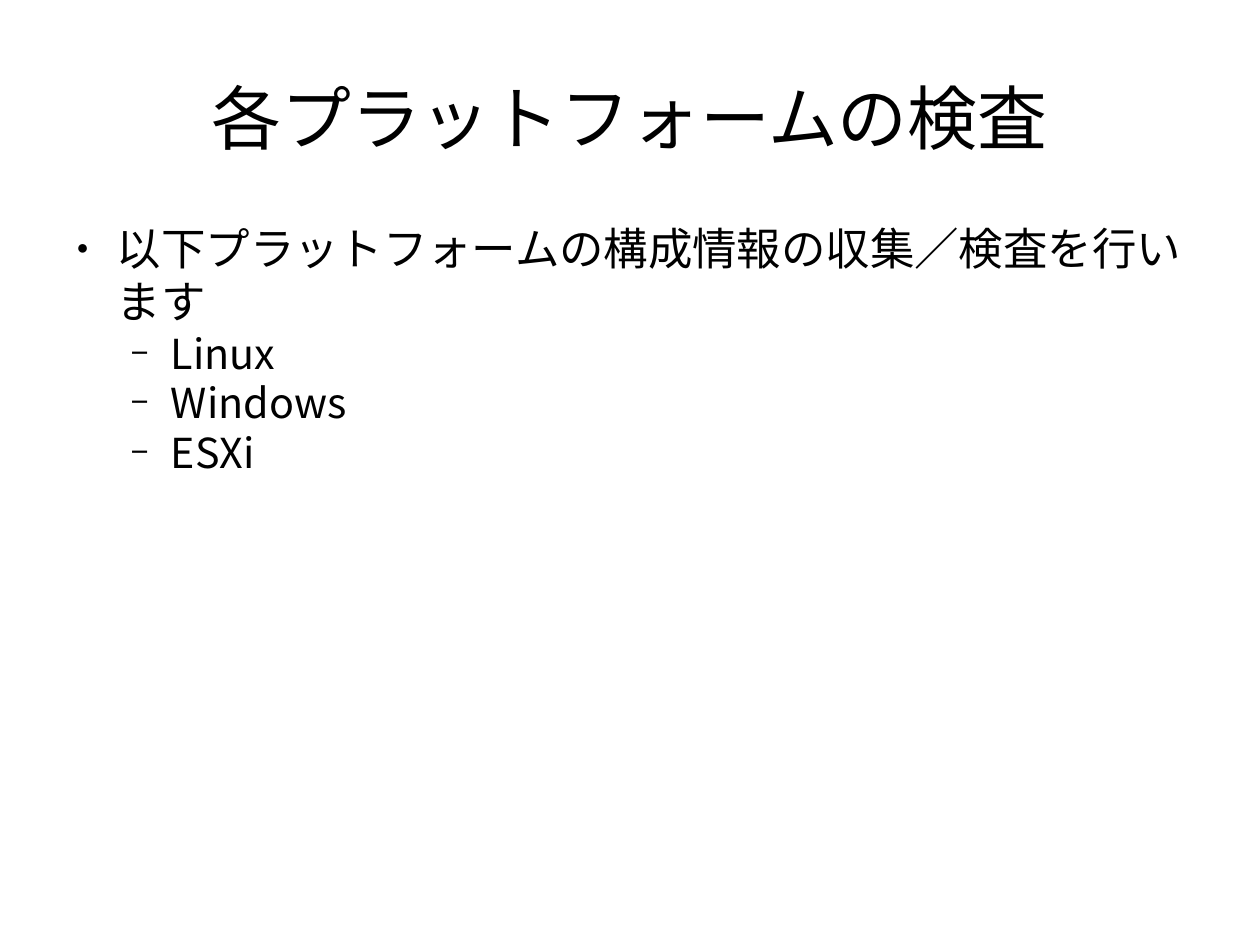
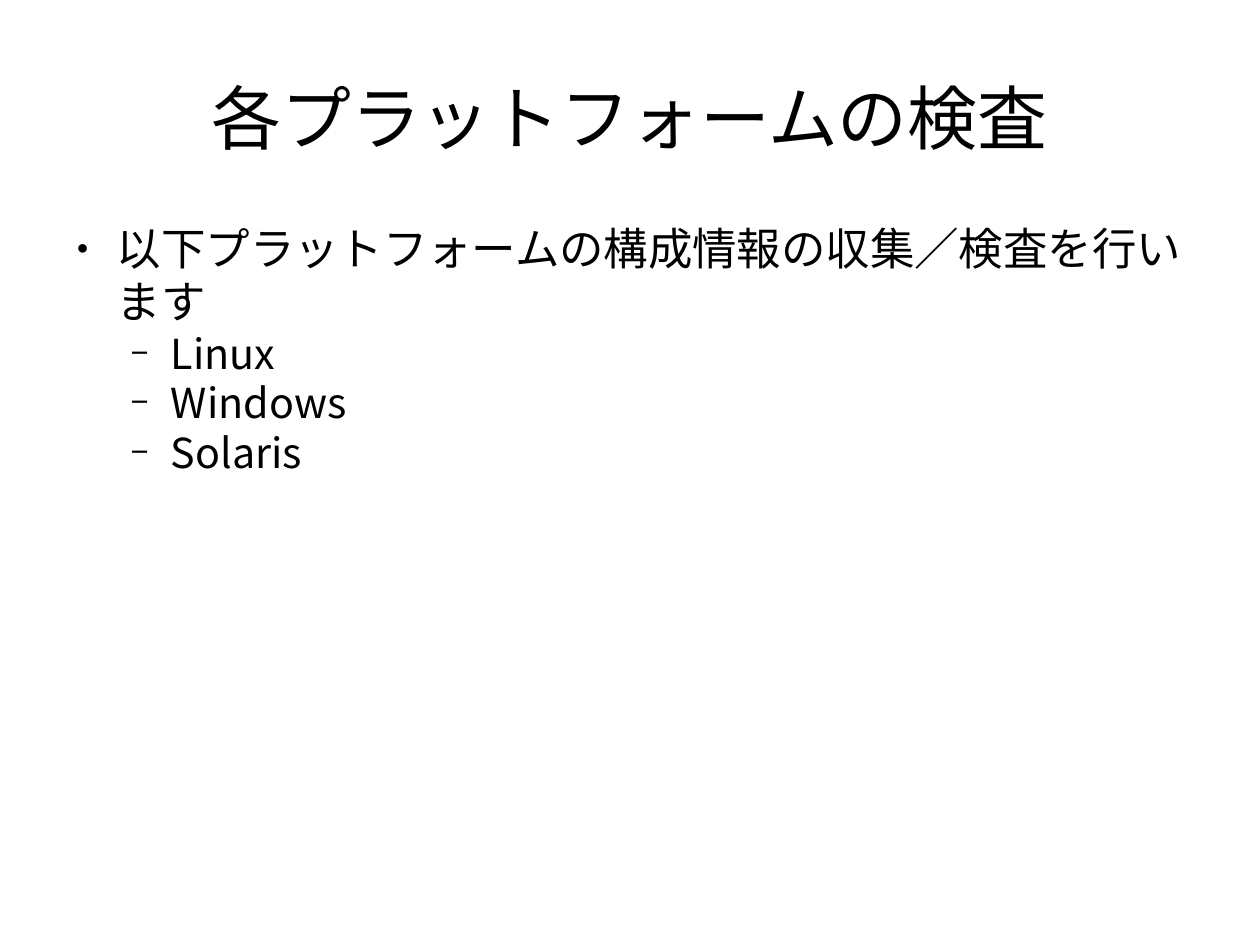
Before and after one commit to frsw3nr/gradle-server-acceptance, a slide deck: slide 18 of docs/jp/tutorial_test_pc.pptx. Drawn at 1260x945 pixels with LibreOffice and Linux fonts; fonts in the diff are those of the drawing. Boxes give left, top, right and bottom in pixels: in the first picture for what was removed or moved away, otherwise in the second. Text is boxed around its words. In the diff, an @@ line names an element or a change of style, - is before the commit and + after.

```diff
--- a/docs/jp/tutorial_test_pc.pptx
+++ b/docs/jp/tutorial_test_pc.pptx
@@ text at <box>171,435,302,469</box>: text changed @@
-  − ESXi
+  − Solaris
```
Also in this commit, not shown: 19 other slides changed, 4 slides added, 5 slides removed, 17 other files.
